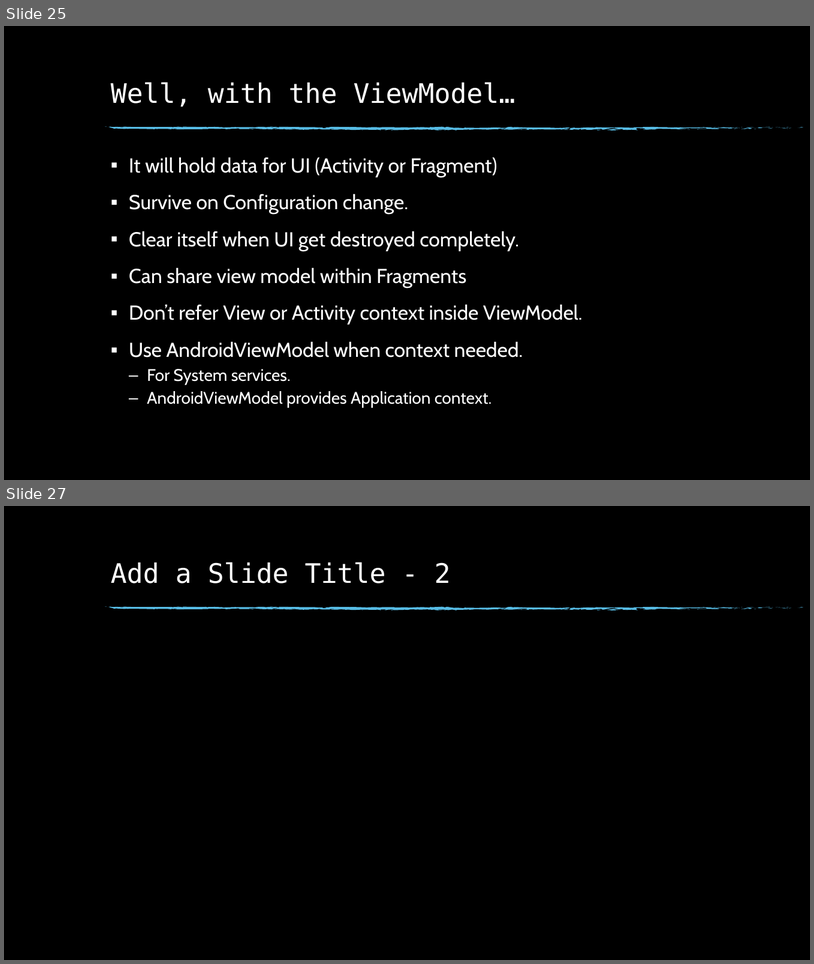
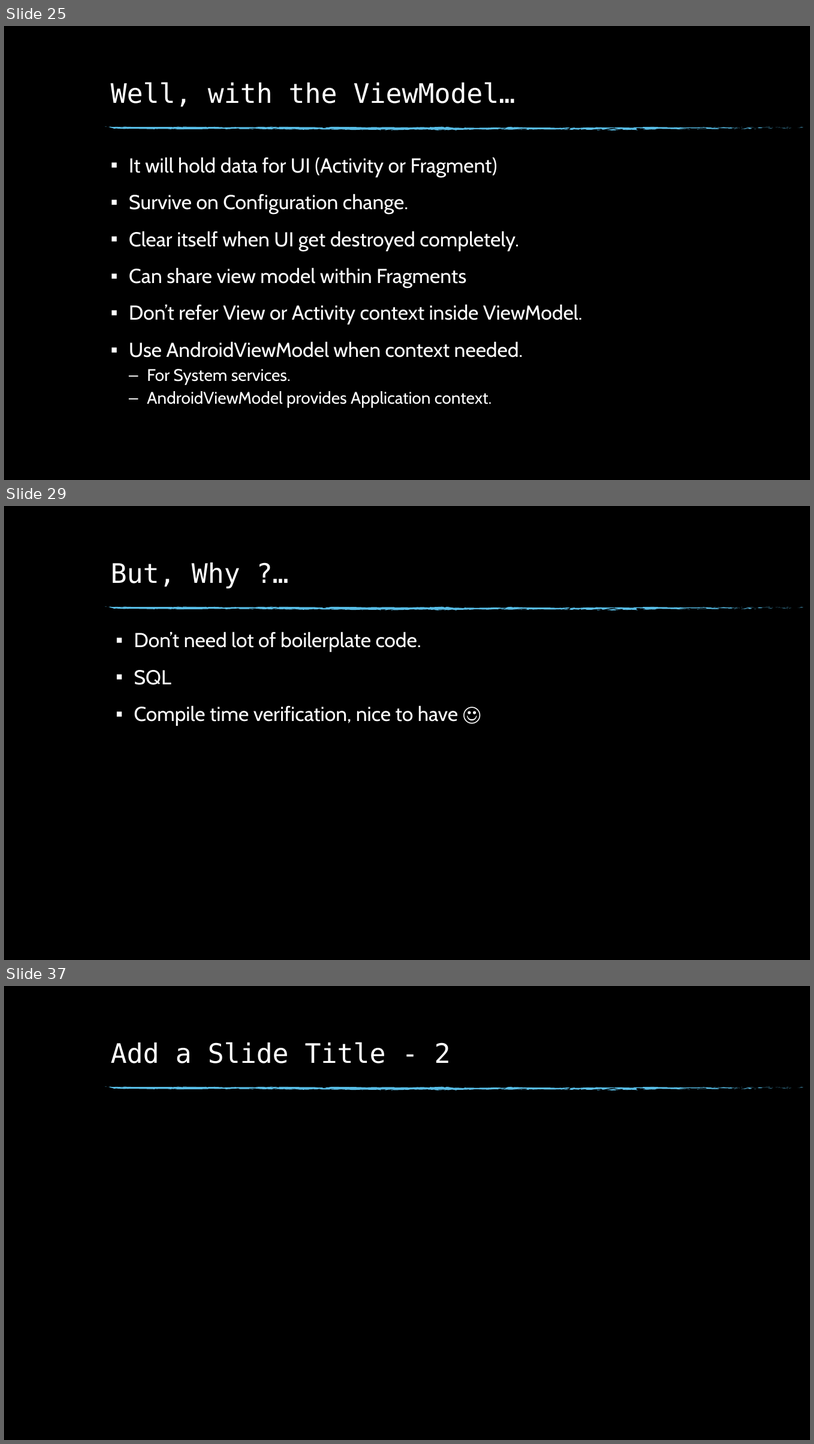
Before and after one commit to sanathe06/meetup2018-02-22, a slide deck: Android Architecture Components.pptx. Shown one above the other, each under a label of ours: slides 25 and 27 before the commit, slides 25, 29 and 37 after it; the slides between them are not shown. The pictures are 814x964 and 814x1444 pixels, drawn with LibreOffice and Linux fonts; fonts in the diff are those of the drawing; background and template pictures are left out. Boxes give left, top, right and bottom in pixels: in the first picture for what was removed or moved away, otherwise in the second. Text is boxed around its words. In the diff, an @@ line names an element or a change of style, - is before the commit and + after.

```diff
--- a/Android Architecture Components.pptx
+++ b/Android Architecture Components.pptx
@@ slide 29 added at <box>4,506,810,960</box>, background picture (left out); not listed: 74 template elements that a slide beside it also shows @@
@@ title added at <box>111,562,240,588</box>, 32 pt, text #FFFFFF @@
+But, Why ?…
@@ text added at <box>134,631,458,726</box>, 24 pt, text #FFFFFF @@
+▪ Don’t need lot of boilerplate code.
+▪ SQL
+▪ Compile time verification, nice to have ☺
@@ what was slide 27 is now slide 37 @@
```
Also in this commit, not shown: 1 slide changed, 9 other slides added, 6 other files.
